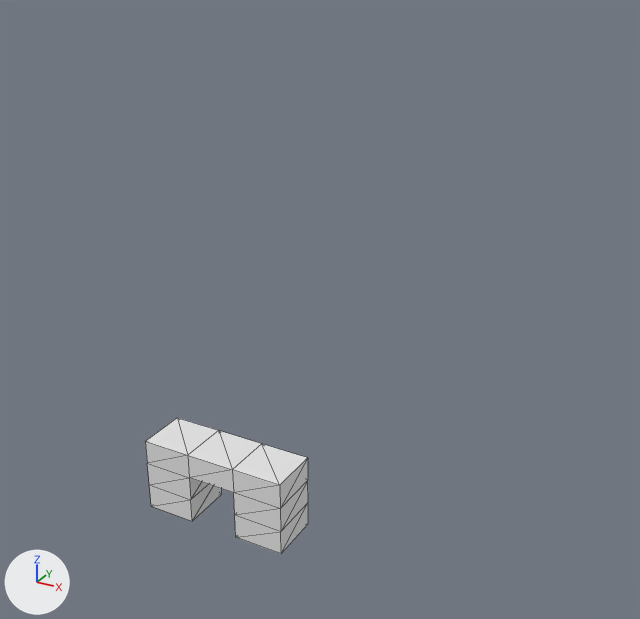
The COLLADA model resources/models/buildings/geometric_castle.DAE as it was, and as the next commit left it.
The view is the same before and after, from a 50 mm lens placed at (211.0, -291.0, 265.0), pointed at (12.0, 71.0, 84.0). Every picture has the same lights, and +X, +Y and +Z are marked at lower left. Mesh edges are drawn as thin lines. Where no turn or scale is listed for an object, it has been applied to the vertices.

Before the edit, the objects in view are built like this:
```python
me_box001mesh = bpy.data.meshes.new('Box001Mesh')
me_box001mesh.from_pydata(...)  # 32 vertices, 60 faces; spans x -37.5..37.5, y -12.5..12.5, z 0.0..37.5
ob_box001 = bpy.data.objects.new('Box001', me_box001mesh)
ob_box001.location = (0.0, 0.0, 0.0)
```
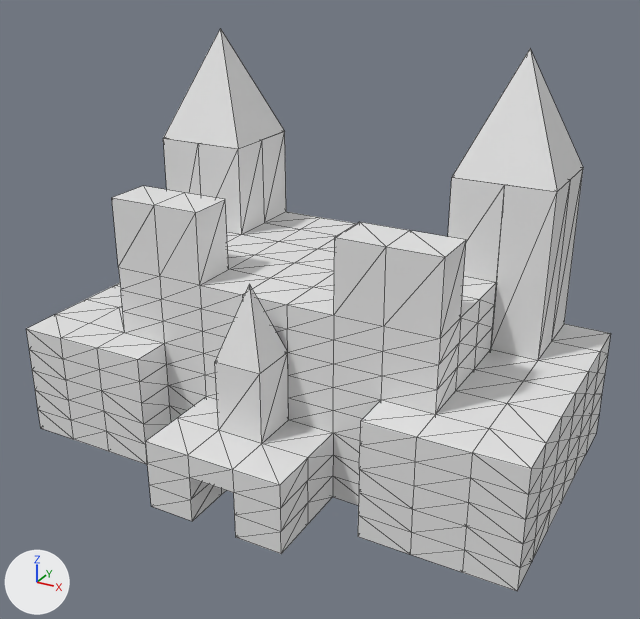
The change, as a list of edits to the scene's bpy script:
```text
Change me_box001mesh:
    used by ob_box001; location = (0.0, 0.0, 0.0)
    remove me_box001mesh.from_pydata(...)  # 32 vertices, 60 faces; spans x -37.5..37.5, y -12.5..12.5, z 0.0..37.5
    add me_box001mesh.from_pydata(...)  # 633 vertices, 1288 faces; spans x -139.5..139.5, y -12.5..162.5, z 0.0..210.0
    me_box001mesh part 1: 601 vertices added at x -139.5..139.5, y 12.5..162.5, z 0.0..210.0
```

Pixel boxes (x1, y1, x2, y2) of what changed, in the pictures (640 x 619 px):
'Box001', reshaped (257% wider, 312% taller): before (145, 418, 308, 554); after (26, 28, 611, 591)
part 1 of me_box001mesh, added: after (26, 28, 611, 591)
